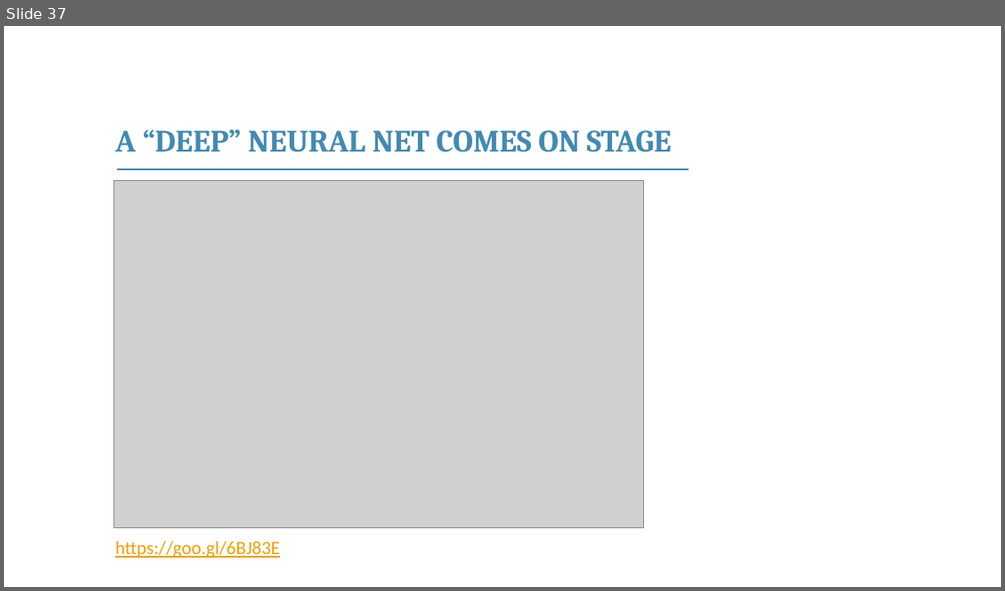
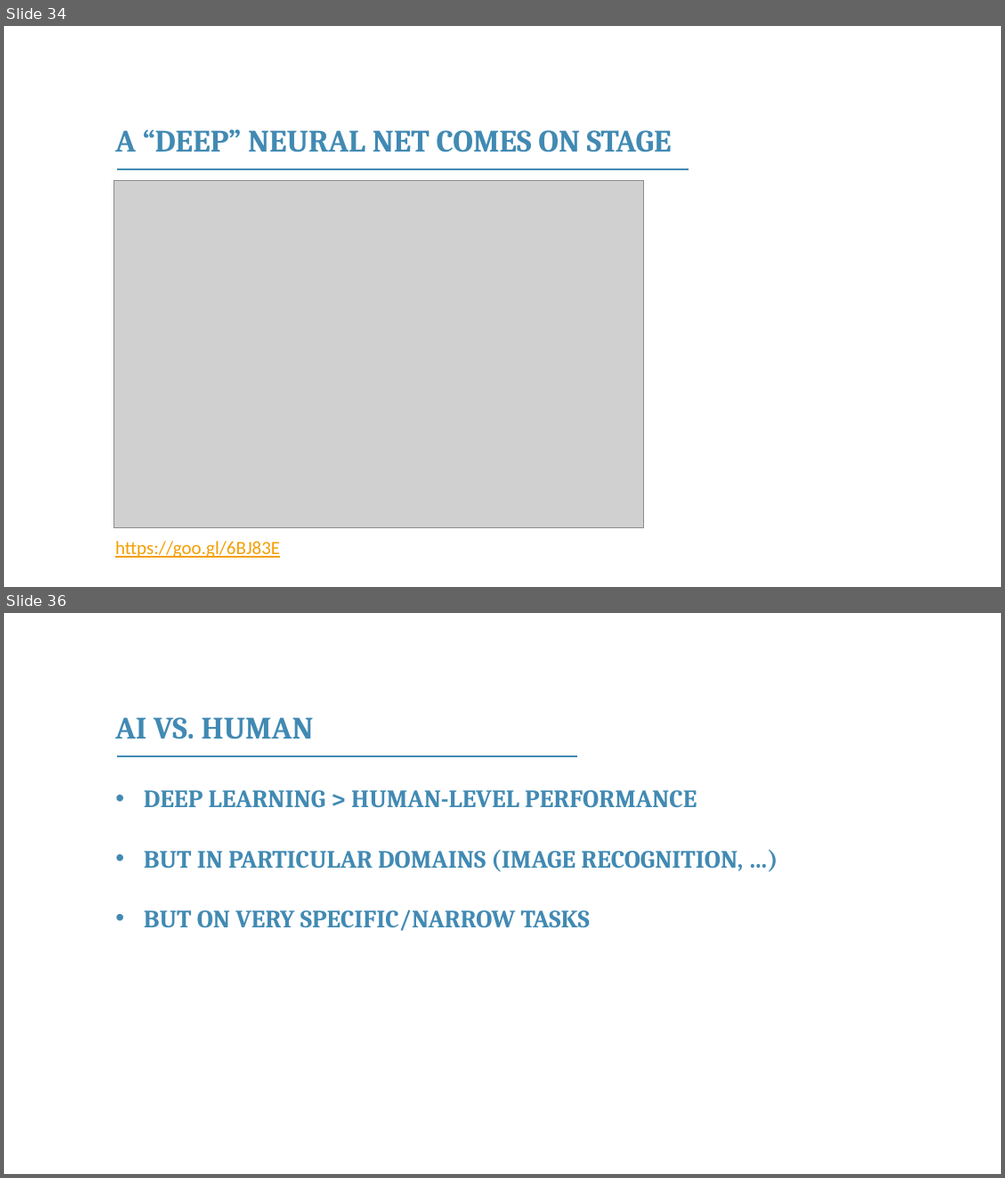
Before and after one commit to franckalbinet/itu-eaco-zanzibar-12-2018, a slide deck: presentations/session-5-application-of-ai.pptx. Shown one above the other, each under a label of ours: slide 37 before the commit, slides 34 and 36 after it; the slides between them are not shown. The pictures are 1005x591 and 1005x1178 pixels, drawn with LibreOffice and Linux fonts; fonts in the diff are those of the drawing; grey boxes stand for pictures; background and template pictures are left out. Boxes give left, top, right and bottom in pixels: in the first picture for what was removed or moved away, otherwise in the second. Text is boxed around its words. In the diff, an @@ line names an element or a change of style, - is before the commit and + after.

```diff
--- a/presentations/session-5-application-of-ai.pptx
+++ b/presentations/session-5-application-of-ai.pptx
@@ slide 36 added at (4, 613, 1001, 1174), background #FFFFFF @@
@@ text added at (115, 717, 314, 739), 30 pt, text #418AB3, bold @@
+AI VS. HUMAN
@@ line added from (117, 756) to (577, 756), #418AB3 1 pt @@
@@ text added at (144, 790, 743, 931), 24 pt, text #418AB3, bold @@
+• DEEP LEARNING > HUMAN-LEVEL PERFORMANCE
+• BUT IN PARTICULAR DOMAINS (IMAGE RECOGNITION, …)
+• BUT ON VERY SPECIFIC/NARROW TASKS
@@ what was slide 37 is now slide 34 @@
```
Also in this commit, not shown: 3 slides changed, 2 other slides added, 4 slides removed, 1 other file.
